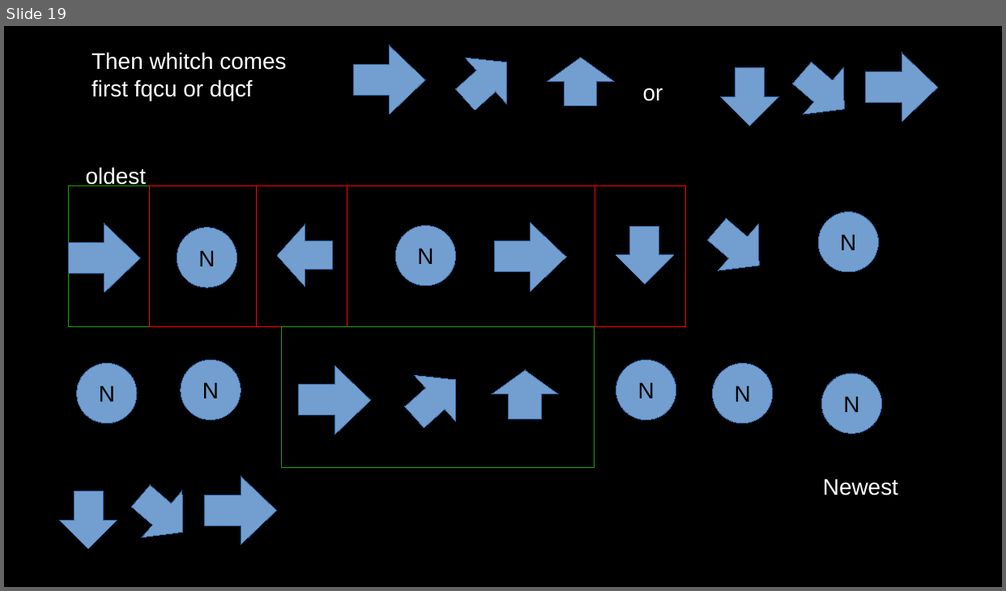
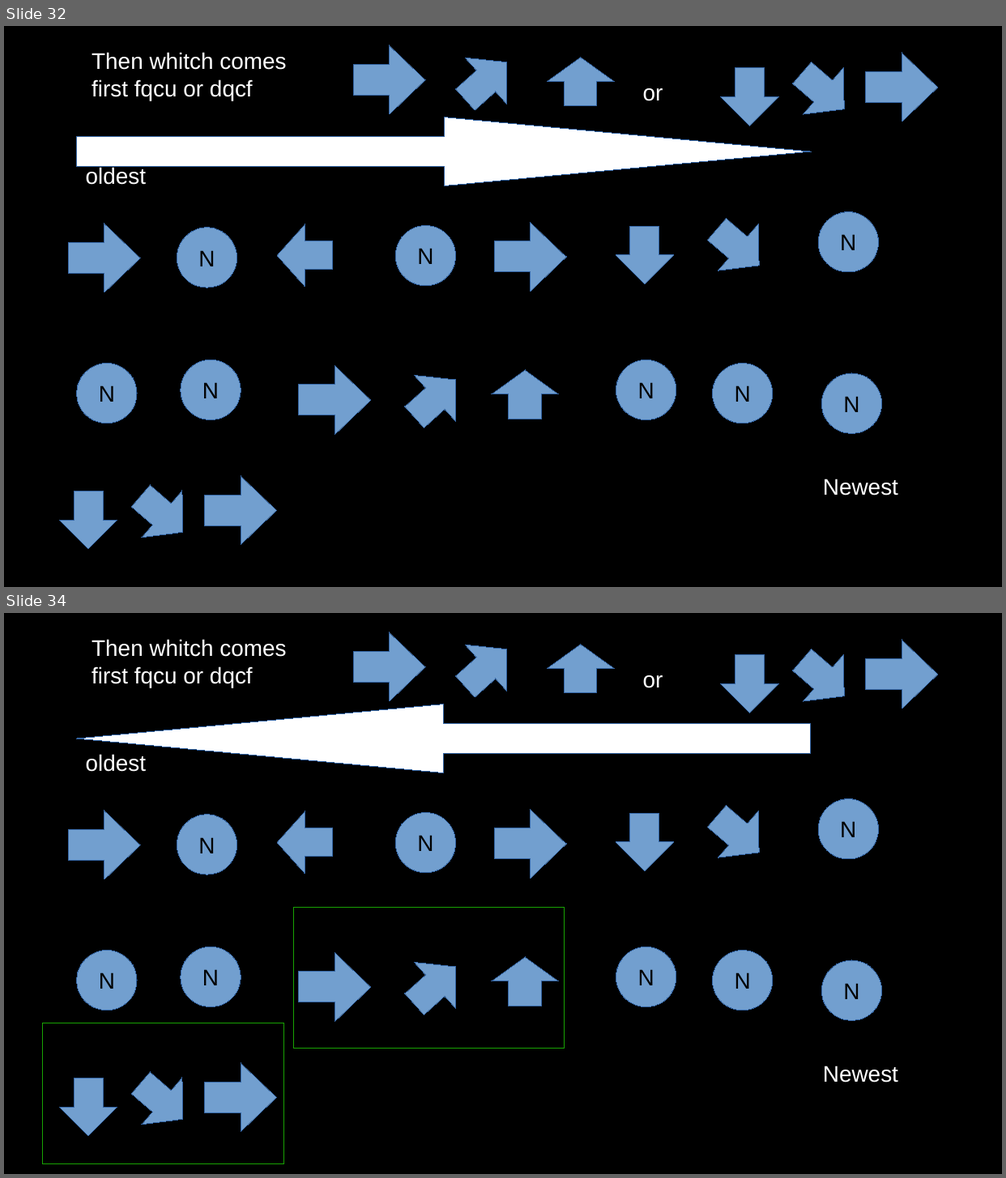
Before and after one commit to a-krum-of-bread-learns/fightvainia, a slide deck: world bulding game 1/draft video slides/input managemnt slides.odp. Shown one above the other, each under a label of ours: slide 19 before the commit, slides 32 and 34 after it; the slides between them are not shown. The pictures are 1006x591 and 1006x1178 pixels, drawn with LibreOffice and Linux fonts; fonts in the diff are those of the drawing. Boxes give left, top, right and bottom in pixels: in the first picture for what was removed or moved away, otherwise in the second. Text is boxed around its words. In the diff, an @@ line names an element or a change of style, - is before the commit and + after.

```diff
--- a/world bulding game 1/draft video slides/input managemnt slides.odp
+++ b/world bulding game 1/draft video slides/input managemnt slides.odp
@@ slide 34 added at bbox=[4, 613, 1002, 1174], background #000000 @@
@@ right arrow added at bbox=[354, 632, 425, 700], fill #729FCF, outline #3465A4 0 pt @@
@@ left arrow added at bbox=[445, 626, 528, 709], fill #729FCF, outline #3465A4 0 pt @@
@@ left arrow added at bbox=[782, 636, 865, 720], fill #729FCF, outline #3465A4 0 pt @@
@@ text added at bbox=[91, 639, 286, 688], 18 pt, text #FFFFFF @@
+Then whitch comes first fqcu or dqcf
@@ up arrow added at bbox=[548, 644, 615, 692], fill #729FCF, outline #3465A4 0 pt @@
@@ down arrow added at bbox=[721, 654, 779, 713], fill #729FCF, outline #3465A4 0 pt @@
@@ right arrow added at bbox=[866, 641, 938, 709], fill #729FCF, outline #3465A4 0 pt @@
@@ text added at bbox=[643, 675, 663, 688], 18 pt, text #FFFFFF @@
+or
@@ right arrow added at bbox=[76, 705, 811, 773], fill #FFFFFF, outline #3465A4 0 pt @@
@@ text added at bbox=[86, 754, 147, 772], 18 pt, text #FFFFFF @@
+oldest
@@ left arrow added at bbox=[697, 793, 780, 876], fill #729FCF, outline #3465A4 0 pt @@
@@ ellipse added at bbox=[818, 799, 878, 859], fill #729FCF, outline #3465A4 0 pt, 18 pt, text #000000 @@
+N
@@ right arrow added at bbox=[68, 811, 140, 879], fill #729FCF, outline #3465A4 0 pt @@
@@ ellipse added at bbox=[177, 815, 236, 875], fill #729FCF, outline #3465A4 0 pt, 18 pt, text #000000 @@
+N
@@ left arrow added at bbox=[278, 811, 334, 874], fill #729FCF, outline #3465A4 0 pt @@
@@ ellipse added at bbox=[395, 812, 455, 872], fill #729FCF, outline #3465A4 0 pt, 18 pt, text #000000 @@
+N
@@ right arrow added at bbox=[495, 810, 566, 879], fill #729FCF, outline #3465A4 0 pt @@
@@ down arrow added at bbox=[616, 813, 674, 871], fill #729FCF, outline #3465A4 0 pt @@
@@ rectangle added at bbox=[294, 907, 565, 1049], outline #18A303 0 pt @@
@@ ellipse added at bbox=[76, 951, 136, 1011], fill #729FCF, outline #3465A4 0 pt, 18 pt, text #000000 @@
+N
@@ ellipse added at bbox=[181, 948, 241, 1007], fill #729FCF, outline #3465A4 0 pt, 18 pt, text #000000 @@
+N
@@ right arrow added at bbox=[299, 952, 371, 1021], fill #729FCF, outline #3465A4 0 pt @@
@@ left arrow added at bbox=[394, 943, 477, 1028], fill #729FCF, outline #3465A4 0 pt @@
@@ ellipse added at bbox=[616, 948, 676, 1007], fill #729FCF, outline #3465A4 0 pt, 18 pt, text #000000 @@
+N
@@ ellipse added at bbox=[713, 951, 773, 1011], fill #729FCF, outline #3465A4 0 pt, 18 pt, text #000000 @@
+N
@@ up arrow added at bbox=[492, 957, 559, 1006], fill #729FCF, outline #3465A4 0 pt @@
@@ ellipse added at bbox=[822, 960, 881, 1020], fill #729FCF, outline #3465A4 0 pt, 18 pt, text #000000 @@
+N
@@ rectangle added at bbox=[43, 1023, 283, 1165], outline #18A303 0 pt @@
@@ left arrow added at bbox=[121, 1059, 204, 1144], fill #729FCF, outline #3465A4 0 pt @@
@@ right arrow added at bbox=[205, 1063, 277, 1132], fill #729FCF, outline #3465A4 0 pt @@
@@ text added at bbox=[823, 1066, 898, 1083], 18 pt, text #FFFFFF @@
+Newest
@@ down arrow added at bbox=[59, 1079, 117, 1136], fill #729FCF, outline #3465A4 0 pt @@
@@ what was slide 19 is now slide 32 @@
@@ slide 32 changed as well @@
@@ right arrow added at bbox=[76, 118, 811, 186], fill #FFFFFF, outline #3465A4 0 pt @@
@@ rectangle removed at bbox=[68, 186, 149, 327] @@
@@ rectangle removed at bbox=[149, 186, 347, 327] @@
@@ rectangle removed at bbox=[257, 186, 595, 327] @@
@@ rectangle removed at bbox=[347, 186, 686, 327] @@
@@ rectangle removed at bbox=[281, 327, 594, 469] @@
```
Also in this commit, not shown: 8 other slides changed, 20 other slides added, 1 slide removed, 15 other files.
